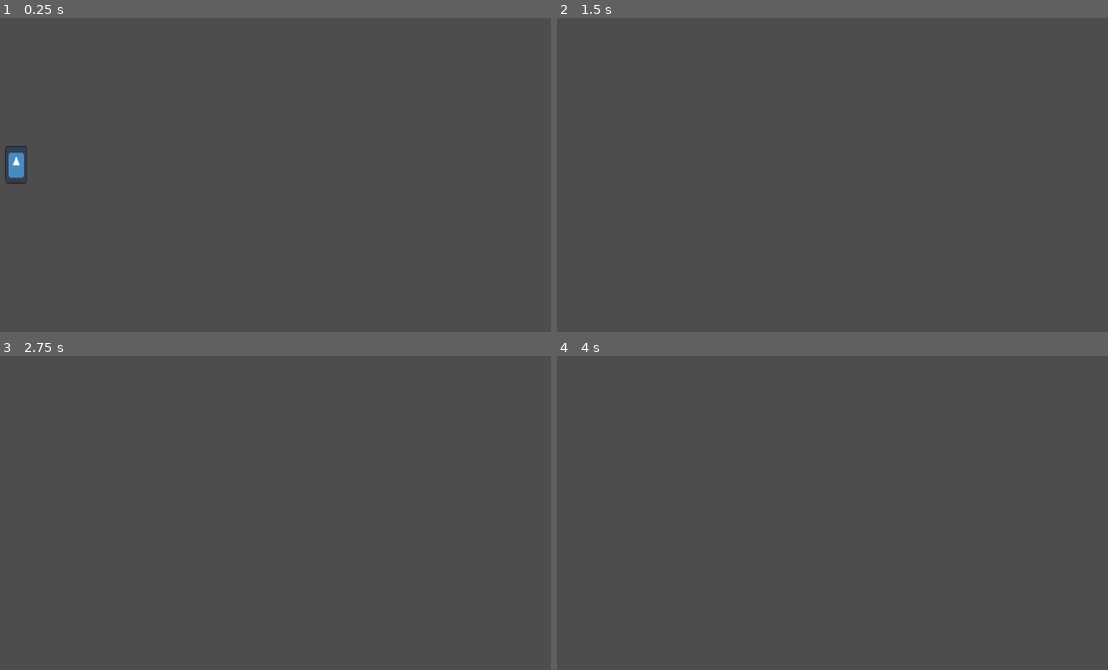
Above: before the commit, frames 1-4 (two rows, left to right).
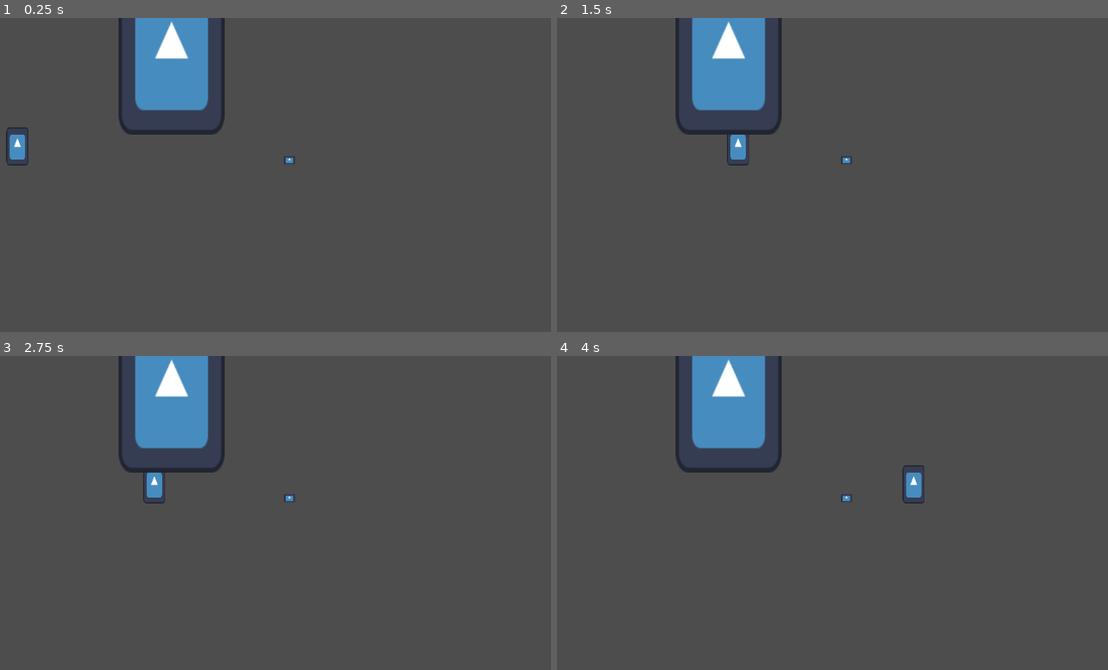
Above: after the commit, the same moments.

Repository: CISC204-S26/hw4-rhodew-ldilks
Game: Godot game, scene res://test_room.tscn
The game is run twice, just before and just after one commit, with the same random seed, the same clock (stepped at 60 frames per second) and the same inputs. The engine's default icon, where the game draws it, is replaced by a stand-in: a white triangle on a blue panel in a dark square.
Inputs:
- Up to frame 1 (0.25 s): no input
- Up to frame 2 (1.5 s): tap Enter (ui_accept) at 0.5, 0.77 s; hold Right (ui_right) from 0.53 s (still down); tap E (interact) at 0.6, 1.35 s
- Up to frame 3 (2.75 s): tap Enter (ui_accept) at 1.52 s; release Right (ui_right) at 2.03 s; hold Left (ui_left) from 2.03 s (still down); tap E (interact) at 2.1 s
- Up to frame 4 (4 s): release Left (ui_left) at 2.78 s; hold Right (ui_right) from 2.78 s (still down); tap E (interact) at 2.85, 3.6 s; tap Enter (ui_accept) at 3.02, 3.77 s

The runs differ from the first frame. In frame 1, 5.3% of the frame differs, in the area x 0-54%, y 0-53%; in frame 2, 5.1%; in frame 3, 5.1%; in frame 4, 5.1%.
Error after the commit: Invalid access of index '-1' on a base object of type: 'Array'. (res://player.gd:28)

Commit message:
Create Switch and Empty Door Scene

Diff:
--- /dev/null
+++ b/pair-project/door.tscn
@@ -0,0 +1,17 @@
+[gd_scene format=3 uid="uid://bfej3p7gvh7pr"]
+
+[ext_resource type="Texture2D" uid="uid://cbdxfwrjyresj" path="res://icon.svg" id="1_ba8gm"]
+
+[sub_resource type="RectangleShape2D" id="RectangleShape2D_v6xrn"]
+size = Vector2(17.8, 26.499998)
+
+[node name="Node2D" type="Area2D" unique_id=1668404855]
+
+[node name="Sprite2D" type="Sprite2D" parent="." unique_id=2031710879]
+scale = Vector2(1.390625, 2.0703125)
+texture = ExtResource("1_ba8gm")
+
+[node name="CollisionShape2D" type="CollisionShape2D" parent="." unique_id=1746940001]
+position = Vector2(-4.7683716e-06, -0.5000019)
+scale = Vector2(10, 10)
+shape = SubResource("RectangleShape2D_v6xrn")
--- /dev/null
+++ b/pair-project/interactible.gd
@@ -0,0 +1,20 @@
+class_name Interactable extends Area2D
+
+@export var interaction_name = "test_interaction"
+@export var itneraction_type = "test"
+@export var display_active = false;
+
+var is_switched: bool = false;
+
+func interact():
+	is_switched = !is_switched
+	print_debug(is_switched)
+
+# Called when the node enters the scene tree for the first time.
+func _ready() -> void:
+	pass # Replace with function body.
+
+
+# Called every frame. 'delta' is the elapsed time since the previous frame.
+func _process(delta: float) -> void:
+	pass
--- a/pair-project/player.gd
+++ b/pair-project/player.gd
@@ -7,11 +7,10 @@
 #variables
 var nearby_interactibles = [];
 
-
 func _physics_process(delta: float) -> void:
 	# Add the gravity.
-	if not is_on_floor():
-		velocity += get_gravity() * delta
+	#if not is_on_floor():
+		#velocity += get_gravity() * delta
 
 	# Handle jump.
 	if Input.is_action_just_pressed("ui_accept") and is_on_floor():
@@ -25,16 +24,13 @@
 	else:
 		velocity.x = move_toward(velocity.x, 0, SPEED)
 
-	if Input.is_action_just_pressed("input"):
+	if Input.is_action_just_pressed("interact"):
 		nearby_interactibles[-1].interact();
 	move_and_slide()
 
 
 func _on_area_2d_area_entered(area: Area2D) -> void:
 	nearby_interactibles.append(area);
-	pass # Replace with function body.
-
 
 func _on_area_2d_area_exited(area: Area2D) -> void:
 	nearby_interactibles.erase(area);
-	pass # Replace with function body.
--- /dev/null
+++ b/pair-project/switch.tscn
@@ -0,0 +1,16 @@
+[gd_scene format=3 uid="uid://cjm7rbvlb7b3m"]
+
+[ext_resource type="Texture2D" uid="uid://cbdxfwrjyresj" path="res://icon.svg" id="1_7j234"]
+[ext_resource type="Script" uid="uid://cqsrkglx1o324" path="res://interactible.gd" id="1_8307x"]
+
+[sub_resource type="RectangleShape2D" id="RectangleShape2D_jhewe"]
+
+[node name="Switch" type="Area2D" unique_id=1281547832]
+script = ExtResource("1_8307x")
+
+[node name="CollisionShape2D" type="CollisionShape2D" parent="." unique_id=1403252016]
+shape = SubResource("RectangleShape2D_jhewe")
+
+[node name="Sprite2D" type="Sprite2D" parent="." unique_id=474402160]
+scale = Vector2(0.140625, 0.109374985)
+texture = ExtResource("1_7j234")
--- a/pair-project/test_room.tscn
+++ b/pair-project/test_room.tscn
@@ -1,8 +1,16 @@
 [gd_scene format=3 uid="uid://d0hguuko7tttc"]
 
 [ext_resource type="PackedScene" uid="uid://cubcsnxkobfho" path="res://player.tscn" id="1_aiegb"]
+[ext_resource type="PackedScene" uid="uid://cjm7rbvlb7b3m" path="res://switch.tscn" id="2_oqbmf"]
+[ext_resource type="PackedScene" uid="uid://bfej3p7gvh7pr" path="res://door.tscn" id="3_arrdh"]
 
 [node name="Rhode\'s Funky Test Thing Or Something Idk Man i started typing and cant stop help Help HELP ME" type="Node2D" unique_id=1802554463]
 
 [node name="CharacterBody2D" parent="." unique_id=1717959357 instance=ExtResource("1_aiegb")]
-position = Vector2(134, 219)
+position = Vector2(136, 217)
+
+[node name="Switch" parent="." unique_id=1281547832 instance=ExtResource("2_oqbmf")]
+position = Vector2(593, 239)
+
+[node name="Node2D" parent="." unique_id=1668404855 instance=ExtResource("3_arrdh")]
+position = Vector2(395, 64)
Not shown, added: pair-project/interactible.gd.uid
